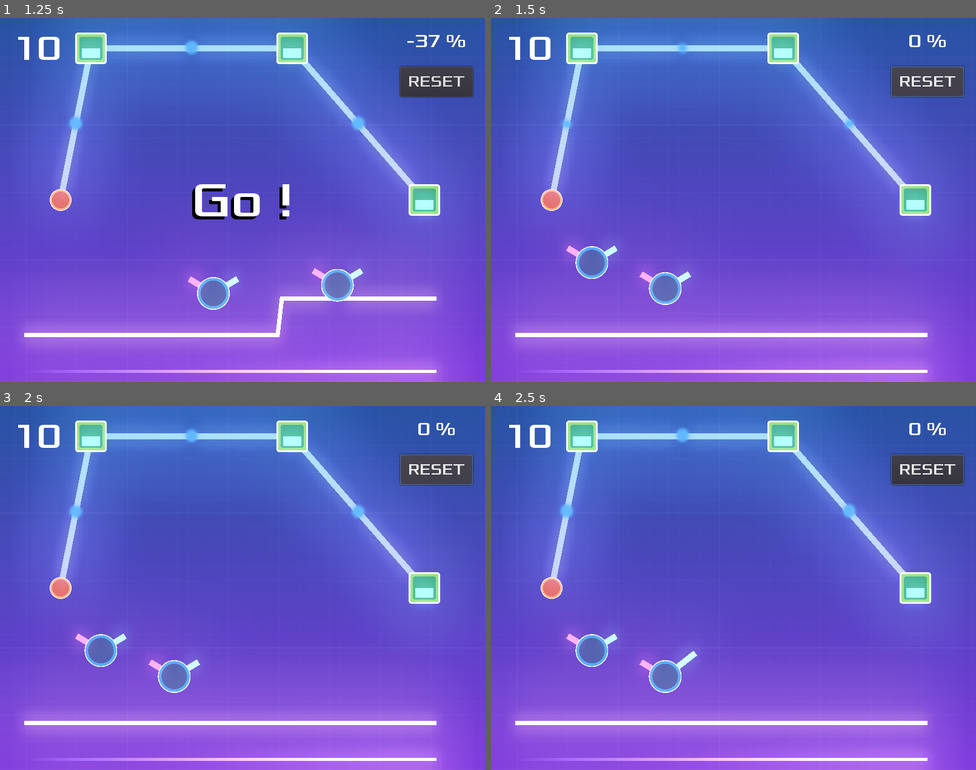
Above: before the commit, frames 1-4 (two rows, left to right).
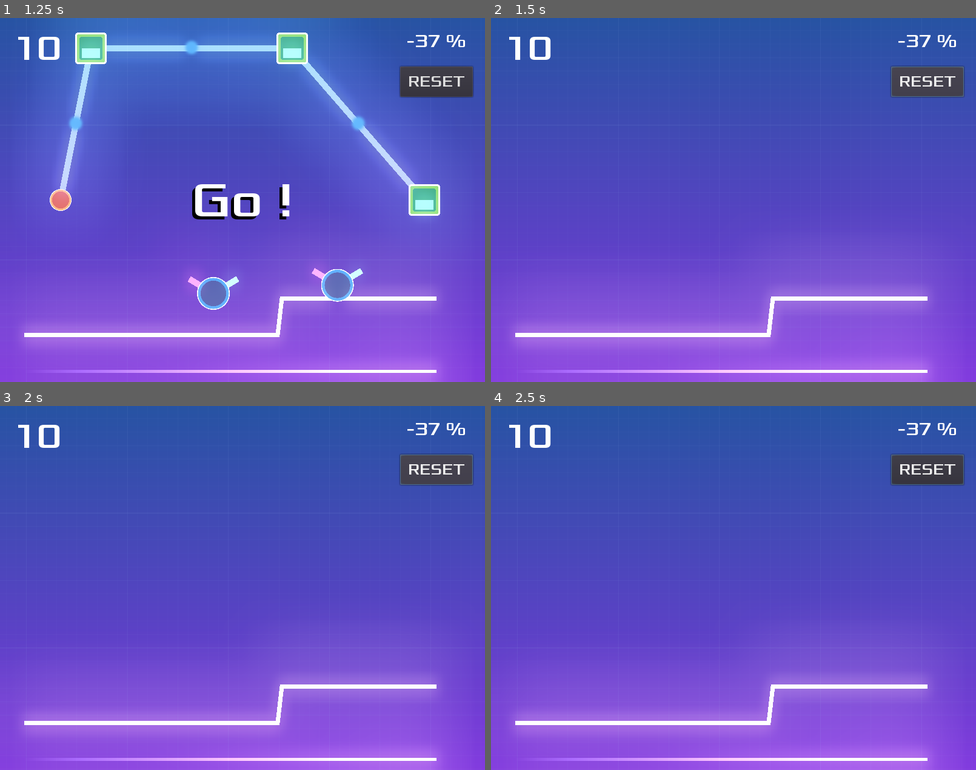
Above: after the commit, the same moments.

Repository: fabienfrfr/BreakTheBrain
Game: Godot game, scene res://Main.tscn
Two runs of this game, one before a commit and one after it. Both use one fixed random seed, a clock stepped at 60 frames per second and the inputs below.
Inputs (mouse positions are in pixels of both pictures, inside the frame that each line leads up to):
- Up to frame 1 (1.25 s): tap Enter (ui_accept) at 0.5, 0.77 s; move the mouse to (349, 181) at 0.52 s; click (349, 181) at 0.67 s
- Up to frame 2 (1.5 s): click "RESET" at 1.25 s
- Up to frame 3 (2 s): no input
- Up to frame 4 (2.5 s): drag from (636, 606) to (709, 660) at 2.02 s

Frame 1 is identical in both runs. In frame 2, 16% of the frame differs, in the area x 10-96%, y 0-89%; in frame 3, 16%; in frame 4, 16%.
Error after the commit: Invalid get index 'absolut_position_in' (on base: 'previously freed instance'). (res://Main.gd:127)

Commit message:
Add files via upload

Diff:
--- a/Main.gd
+++ b/Main.gd
@@ -26,6 +26,7 @@
 const max_y = 500
 
 var score: int
+var try: int = 0
 var nn
 
 var n_time
@@ -59,13 +60,25 @@
 	curve_init()
 
 func _reset_lvl():
-	# update difficulty
-	score = 1 - 1 # next difficulty
-	var noding = $HUD._level_p_gen(nb_fix + nb_mov, score) # change nb_mov&fix
-	# reset all
-	movable_vertices = []
-	vertices = []
-	_ready()
+	if try < 3 :
+		print(try)
+		# include 3 tries before reset all :
+		for m in movable_vertices :
+			m.get_node("IN").points[1] = m.init_pos_in
+			m.get_node("OUT").points[1] = m.init_pos_out
+		# forcing update matrix (why doesn't works always?)
+		$GraphGen.adj_matrix = $GraphGen.adj_matrix_copy.duplicate(true)
+		try += 1
+	else :
+		print('haha')
+		try = 0
+		# update difficulty :
+		score = 1 - 1 # next difficulty
+		var noding = $HUD._level_p_gen(nb_fix + nb_mov, score) # change nb_mov&fix
+		# reset all :
+		movable_vertices = []
+		vertices = []
+		_ready()
 
 func curve_init():
 	# line init
--- a/Main.tscn
+++ b/Main.tscn
@@ -8,6 +8,7 @@
 [ext_resource path="res://node/GraphGen.tscn" type="PackedScene" id=6]
 [ext_resource path="res://node/HUD.tscn" type="PackedScene" id=7]
 [ext_resource path="res://node/TrainLine.gd" type="Script" id=8]
+[ext_resource path="res://node/Gameplay.tscn" type="PackedScene" id=9]
 
 [sub_resource type="Curve2D" id=1]
 _data = {
@@ -50,6 +51,8 @@
 "_edit_use_anchors_": false
 }
 
+[node name="Gameplay" parent="." instance=ExtResource( 9 )]
+
 [node name="GraphGen" parent="." instance=ExtResource( 6 )]
 
 [node name="MovePath" type="Path2D" parent="."]
--- /dev/null
+++ b/node/Gameplay.gd
@@ -0,0 +1,11 @@
+extends Node2D
+
+var dragging = false
+var selected
+var position_mouse
+
+func _unhandled_input(event):
+	if event is InputEventMouseButton and event.button_index == BUTTON_LEFT :
+		if event.is_pressed():
+			position_mouse = get_viewport().get_mouse_position()
+			print(position_mouse)
--- /dev/null
+++ b/node/Gameplay.tscn
@@ -0,0 +1,6 @@
+[gd_scene load_steps=2 format=2]
+
+[ext_resource path="res://node/Gameplay.gd" type="Script" id=1]
+
+[node name="Node2D" type="Node2D"]
+script = ExtResource( 1 )
Not shown: 1 places in Main.tscn that only renumber resources
Not shown, added: scale_model.svg.import
